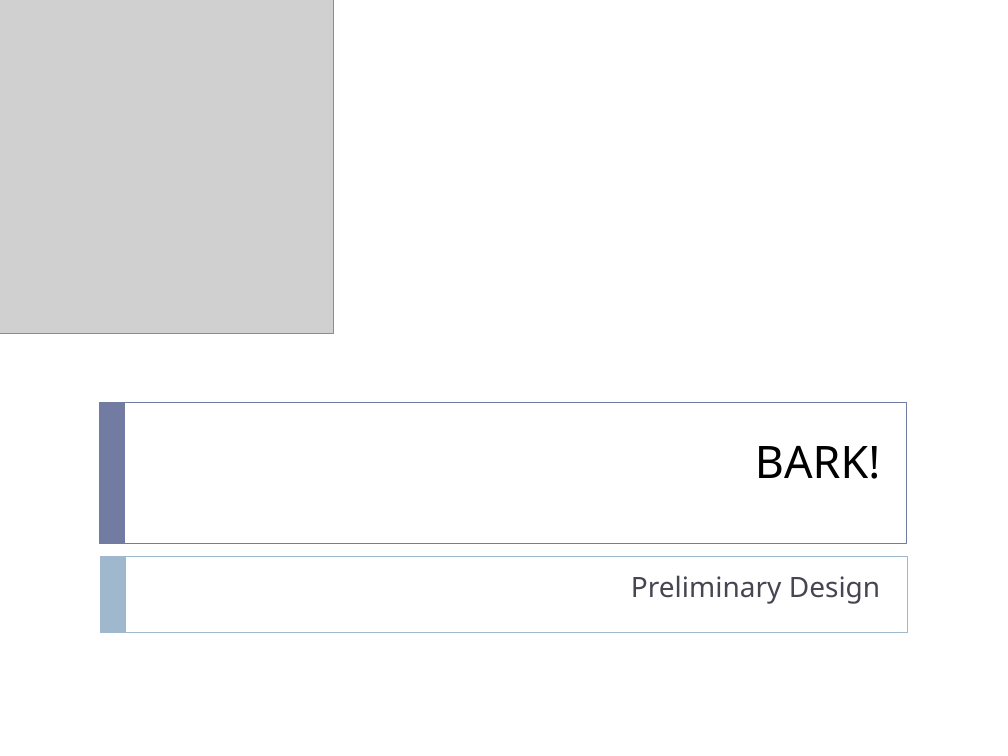
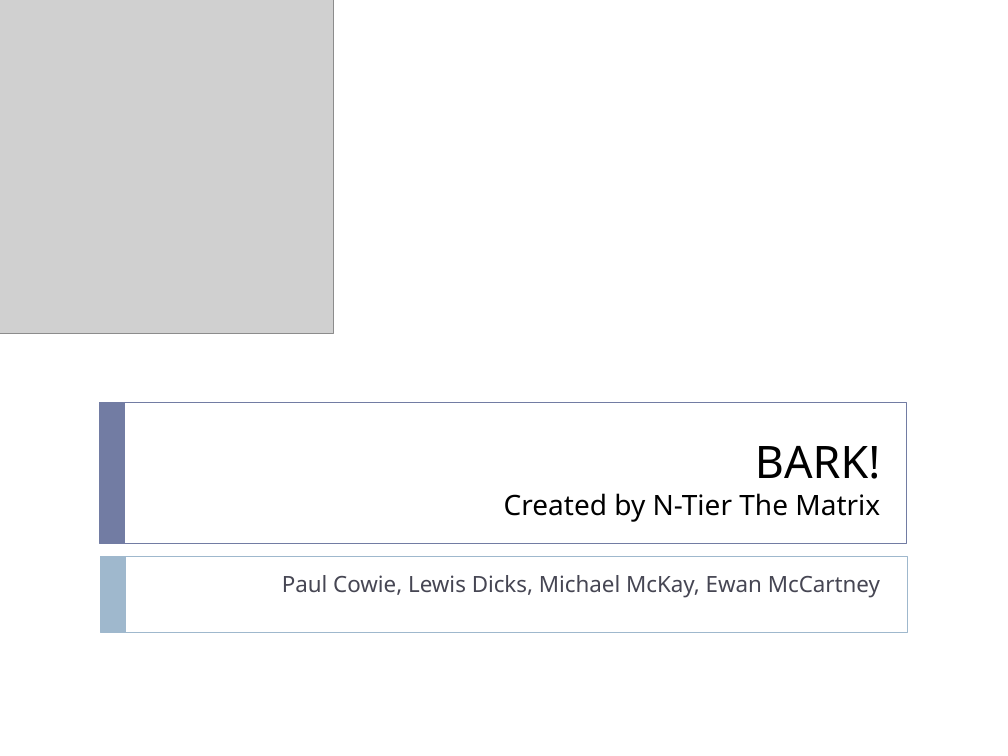
Before and after one commit to projectgoav/studeso, a slide deck: slide 1 of docs/presentation.pptx. Drawn at 1008x756 pixels with LibreOffice and Linux fonts; fonts in the diff are those of the drawing; grey boxes stand for pictures. Boxes give left, top, right and bottom in pixels: in the first picture for what was removed or moved away, otherwise in the second. Text is boxed around its words. In the diff, an @@ line names an element or a change of style, - is before the commit and + after.

```diff
--- a/docs/presentation.pptx
+++ b/docs/presentation.pptx
@@ title at [504, 446, 880, 522]: text changed; size 32 to 20 pt @@
-BARK!
+BARK!
+Created by N-Tier The Matrix
@@ subtitle at [282, 575, 880, 597]: text changed; size 20 to 16 pt @@
-Preliminary Design
+Paul Cowie, Lewis Dicks, Michael McKay, Ewan McCartney
```
Also in this commit, not shown: 2 other slides changed, 2 slides added.
